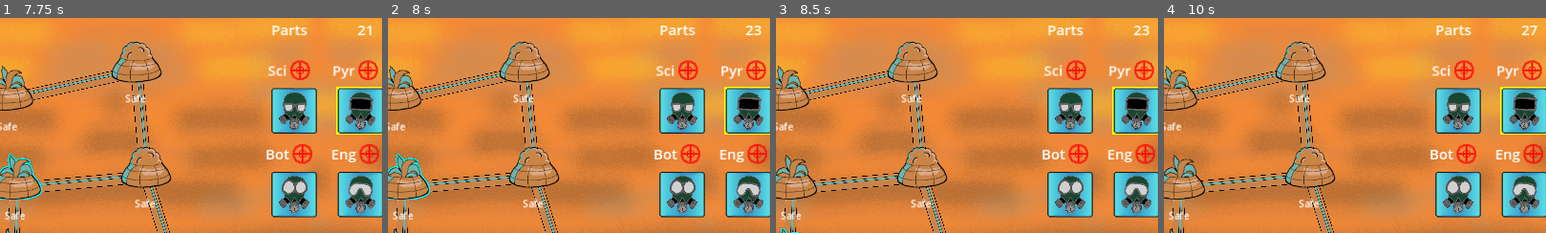
Above: before the commit, frames 1-4 (left to right).
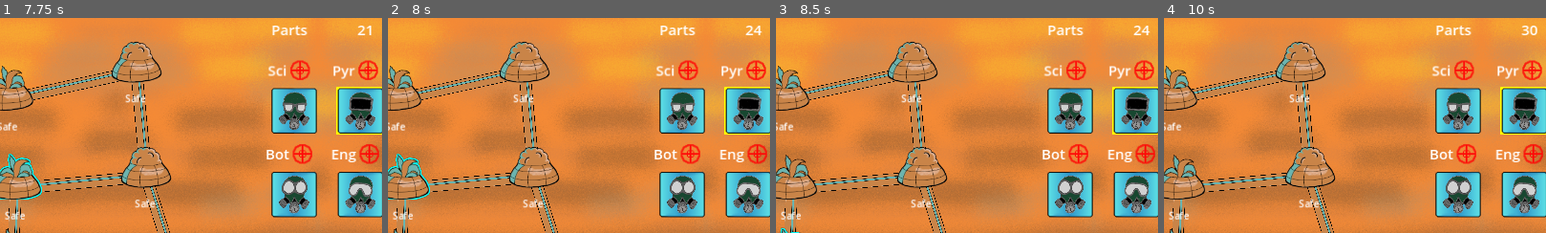
Above: after the commit, the same moments.

Repository: Aveli-games/contra-tentacula
Game: Godot game, scene res://main.tscn
Two runs of this game, one before a commit and one after it. Both use one fixed random seed, a clock stepped at 60 frames per second and the inputs below.
Inputs (mouse positions are % of the whole screen's width and height, from its top left):
- Up to frame 1 (7.75 s): move the mouse to (10, 27) at 0.52 s; click (10, 27) at 0.67 s; move the mouse to (27, 40) at 1.27 s; click (27, 40) at 1.42 s; move the mouse to (29, 22) at 2.02 s; click (29, 22) at 2.17 s; tap Enter at 2.75, 4.25, 5.75 s; move the mouse to (14, 47) at 2.77 s; click (14, 47) at 2.92 s; tap Space at 3.5, 5, 6.5 s; move the mouse to (33, 60) at 3.52 s; click (33, 60) at 3.67 s; move the mouse to (19, 68) at 4.27 s; click (19, 68) at 4.42 s; move the mouse to (29, 83) at 5.02 s; click (29, 83) at 5.17 s; move the mouse to (7, 84) at 5.77 s; click (7, 84) at 5.92 s; move the mouse to (46, 32) at 6.52 s; click (46, 32) at 6.67 s; move the mouse to (47, 53) at 7.27 s; click (47, 53) at 7.42 s
- Up to frame 2 (8 s): no input
- Up to frame 3 (8.5 s): move the mouse to (47, 70) at 8.02 s; click (47, 70) at 8.17 s
- Up to frame 4 (10 s): move the mouse to (55, 84) at 8.77 s; click (55, 84) at 8.92 s; move the mouse to (80, 65) at 9.52 s; click (80, 65) at 9.67 s
The pictures show only the part of the screen within x 45-95%, y 16-66%; the shares and areas given below are measured in that part.

Frame 1 is identical in both runs. In frame 2, less than 0.1% of the frame differs, in the area x 95-98%, y 3-8%; in frame 3, less than 0.1%; in frame 4, 0.1%, in the area x 93-98%, y 3-8%.

Commit message:
Trigger scientist special when prerequisites met
Research special can be active if there is infestation present and no squad is fighting it

Also implemented squad types using respective resources while in that section of the code

Resource generation stops at full infestation level and must be cleansed to start production again

Diff:
--- a/building_slot.gd
+++ b/building_slot.gd
@@ -8,7 +8,10 @@
 	body.target_position = global_position
 	unit = body
 	body.slot = self
+	if body.location.present_squads.find(body) == -1:
+		body.location.present_squads.append(body)
 
 func empty(body: Squad):
 	unit = null
 	body.slot = null
+	body.location.present_squads.erase(body)
--- a/dome.gd
+++ b/dome.gd
@@ -18,6 +18,8 @@
 var infestation_chance_modifiers = {}
 @export var resource_type: Globals.ResourceType = Globals.ResourceType.NONE
 var is_hidden: bool = false
+var present_squads = []
+var researching: bool = false
 
 func _ready():
 	$ResourceGenerationTimer.start(1) # TODO: Have timer start on game start, not dome spawn
@@ -53,7 +55,6 @@
 		if infestation_stage != Globals.InfestationStage.MODERATE:
 			infestation_stage = Globals.InfestationStage.MODERATE
 			$DomeStatus.text = "Moderate infestation!"
-			$ResourceGenerationTimer.stop()
 	elif infestation_percentage < 1:
 		if infestation_stage != Globals.InfestationStage.MAJOR:
 			infestation_stage = Globals.InfestationStage.MAJOR
@@ -61,6 +62,7 @@
 	elif infestation_percentage >= 1:
 		if infestation_stage != Globals.InfestationStage.FULL:
 			infestation_stage = Globals.InfestationStage.FULL
+			$ResourceGenerationTimer.stop()
 		if $DomeLostCountdownTimer.is_stopped():
 			$DomeStatus.text = "Fully infested: %s" % INFESTATION_COUNTDOWN
 			fully_infested.emit()
@@ -105,7 +107,7 @@
 
 func remove_infestation_chance_modifier(modifier_id):
 	if infestation_chance_modifiers.has(modifier_id):
-		infestation_chance_modifiers.remove(modifier_id)
+		infestation_chance_modifiers.erase(modifier_id)
 	else:
 		push_warning('Tried to remove missing chance modifier: ', modifier_id)
 
@@ -124,6 +126,10 @@
 func generate_resource():
 	if resource_type && resource_type != Globals.ResourceType.NONE:
 		Globals.add_resource(resource_type, 1)
+
+func toggle_research(is_enable: bool):
+	if resource_type == Globals.ResourceType.RESEARCH:
+		researching = is_enable
 
 func set_resource_type(type: Globals.ResourceType):
 	resource_type = type
@@ -151,7 +157,7 @@
 	$Building/FlowerSprite.show()
 
 func _on_resource_generation_timer_timeout():
-	if resource_type != Globals.ResourceType.RESEARCH:
+	if resource_type != Globals.ResourceType.RESEARCH || researching:
 		generate_resource()
 
 func _on_selection_area_input_event(viewport, event, shape_idx):
--- a/main.gd
+++ b/main.gd
@@ -20,6 +20,8 @@
 	for child in $Squads.get_children():
 		child.move($Domes/Dome)
 		child.selected.connect(_on_squad_selected)
+		if child.squad_type == Globals.SquadType.SCIENTIST:
+			child.research_toggled.connect(_on_research_toggled)
 		for squad_button in $UI/RightSidebar/SquadDisplay.get_children():
 			squad_button.selected.connect(_on_control_selected)
 			if not squad_button.squad_link:
@@ -91,3 +93,7 @@
 
 		selected_action = Globals.ActionType.NONE
 		Input.set_custom_mouse_cursor(null)
+
+func _on_research_toggled(is_enabled: bool):
+	for dome in $Domes.get_children():
+		dome.toggle_research(is_enabled)
--- a/squad.gd
+++ b/squad.gd
@@ -5,6 +5,7 @@
 signal selected
 signal movement_completed
 signal movement_started
+signal research_toggled
 
 var BASE_INFESTATION_FIGHT_RATE = -Globals.BASE_DOME_INFESTATION_RATE
 var BASE_MOVE_SPEED = 100 # TODO: Determine best value for this
@@ -17,6 +18,7 @@
 var display_link: SquadInfoDisplay
 var mouseover: bool = false
 var is_selected: bool = false
+var researching: bool = false
 
 var target_position: Vector2
 var velocity: Vector2 = Vector2.ZERO
@@ -66,9 +68,9 @@
 
 func _on_movement_started():
 	if location:
+		remove_passive(location)
 		location = null
 		moving = true
-		remove_passive(location)
 
 # Returns true if valid move target, false if not
 func move(target: Dome):
@@ -93,15 +95,46 @@
 		return false
 
 func special(target: Dome):
-	if location:
-		if Globals.resources[Globals.ResourceType.FOOD] >= 2:
-			Globals.add_resource(Globals.ResourceType.FOOD, -2)
-			location.add_infestation(BASE_INFESTATION_FIGHT_RATE * 2 * $ActionTimer.wait_time)
-		else:
-			fight(target)
+	if location && location == target:
+		match squad_type:
+			Globals.SquadType.NONE, Globals.SquadType.BOTANIST:
+				if Globals.resources[Globals.ResourceType.FOOD] >= 2:
+					Globals.add_resource(Globals.ResourceType.FOOD, -2)
+					location.add_infestation(BASE_INFESTATION_FIGHT_RATE * 2 * $ActionTimer.wait_time)
+				else:
+					fight(target)
+			Globals.SquadType.PYRO:
+				if Globals.resources[Globals.ResourceType.FOOD] >= 1 &&  Globals.resources[Globals.ResourceType.FUEL] >= 1:
+					Globals.add_resource(Globals.ResourceType.FOOD, -1)
+					Globals.add_resource(Globals.ResourceType.FUEL, -1)
+					location.add_infestation(BASE_INFESTATION_FIGHT_RATE * 2 * $ActionTimer.wait_time)
+				else:
+					fight(target)
+			Globals.SquadType.ENGINEER:
+				if Globals.resources[Globals.ResourceType.FOOD] >= 1 &&  Globals.resources[Globals.ResourceType.PARTS] >= 1:
+					Globals.add_resource(Globals.ResourceType.FOOD, -1)
+					Globals.add_resource(Globals.ResourceType.PARTS, -1)
+					location.add_infestation(BASE_INFESTATION_FIGHT_RATE * 2 * $ActionTimer.wait_time)
+				else:
+					fight(target)
+			Globals.SquadType.SCIENTIST:
+				var old_state = researching
+				var new_state = true
+
+				for squad in location.present_squads:
+					if squad.squad_type != Globals.SquadType.SCIENTIST:
+						if squad.current_action > Globals.ActionType.MOVE:
+							new_state = false
+							break
+
+				if old_state != new_state: # I.e. state has changed
+					toggle_research(new_state)
+	else:
+		if squad_type == Globals.SquadType.SCIENTIST:
+			toggle_research(false)
 
 func fight(target: Dome):
-	if location:
+	if location && location == target:
 		if Globals.resources[Globals.ResourceType.FOOD] >= 1:
 			Globals.add_resource(Globals.ResourceType.FOOD, -1)
 			location.add_infestation(BASE_INFESTATION_FIGHT_RATE * $ActionTimer.wait_time)
@@ -109,6 +142,8 @@
 func command(action: Globals.ActionType, target: Dome):
 	if move(target):
 		current_action = action
+		if squad_type == Globals.SquadType.SCIENTIST && current_action != Globals.ActionType.SPECIAL:
+			toggle_research(false)
 		if display_link:
 			display_link.set_action(action)
 
@@ -123,6 +158,11 @@
 		match squad_type:
 			Globals.SquadType.SCIENTIST:
 				location.remove_infestation_rate_modifier(self.get_instance_id())
+
+func toggle_research(is_enable: bool):
+	if is_enable != researching:
+		researching = is_enable
+		research_toggled.emit(researching)
 
 func set_target(target: Dome):
 	target_position = target.global_position
--- a/ui.gd
+++ b/ui.gd
@@ -20,21 +20,6 @@
 	$RightSidebar/ResourceDisplay/PartsInfo.set_text("Parts")
 	$RightSidebar/ResourceDisplay/PartsInfo.set_amount(Globals.resources[Globals.ResourceType.PARTS])
 
-func _on_move_button_gui_input(event):
-	if event is InputEventMouseButton:
-		if event.button_index == MOUSE_BUTTON_LEFT and event.pressed:
-			action_selected.emit(Globals.ActionType.MOVE)
-
-func _on_special_button_gui_input(event):
-	if event is InputEventMouseButton:
-		if event.button_index == MOUSE_BUTTON_LEFT and event.pressed:
-			action_selected.emit(Globals.ActionType.SPECIAL)
-
-func _on_fight_button_gui_input(event):
-	if event is InputEventMouseButton:
-		if event.button_index == MOUSE_BUTTON_LEFT and event.pressed:
-			action_selected.emit(Globals.ActionType.FIGHT)
-
 func _on_move_button_selected(button: TextureIcon):
 	Input.set_custom_mouse_cursor(button.get_icon())
 	action_selected.emit(Globals.ActionType.MOVE)
